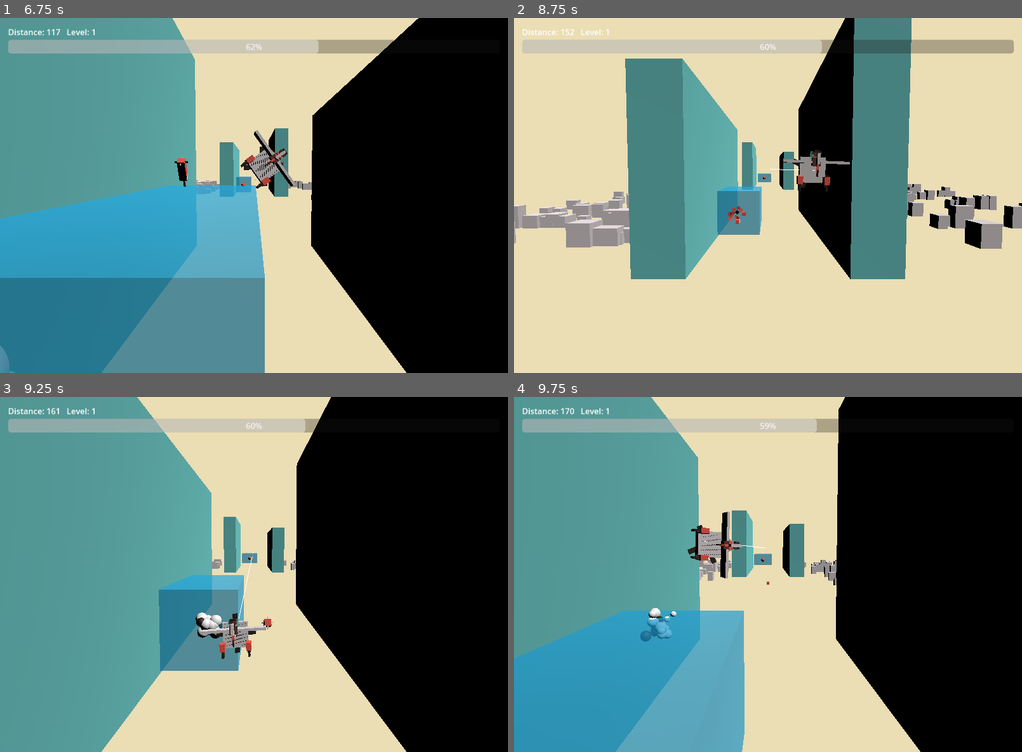
Above: before the commit, frames 1-4 (two rows, left to right).
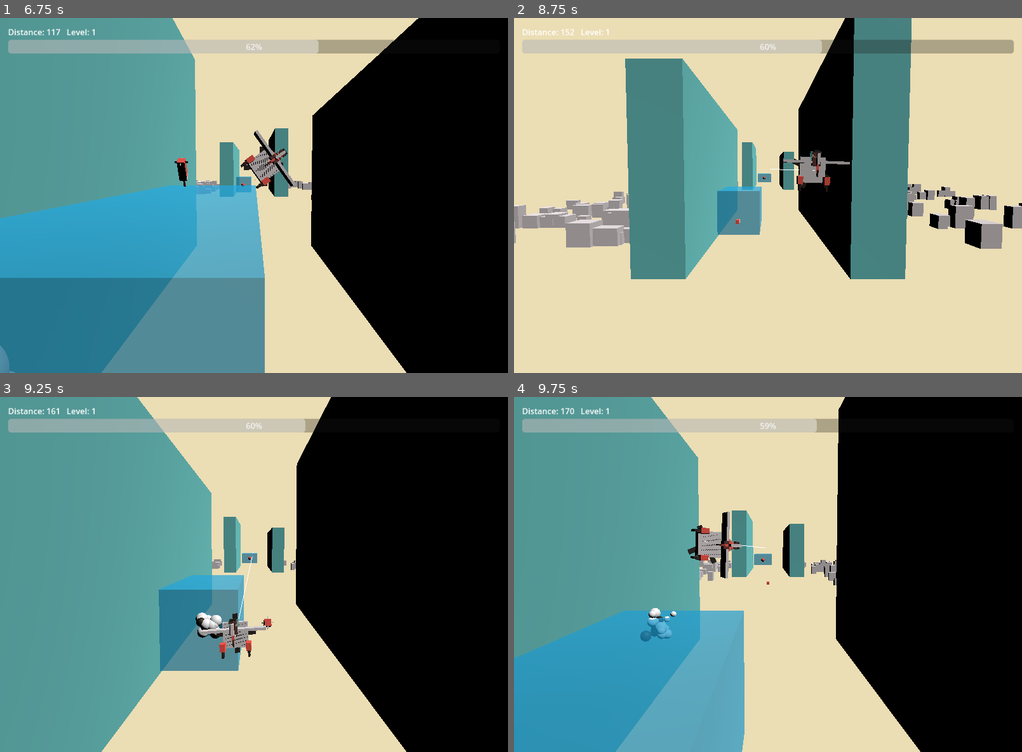
Above: after the commit, the same moments.

Repository: weathermanho/supercent
Game: Godot game, scene res://scenes/Main.tscn
The game is run twice, just before and just after one commit, with the same random seed, the same clock (stepped at 60 frames per second) and the same inputs.
Inputs (mouse positions are in pixels of both pictures, inside the frame that each line leads up to):
- Up to frame 1 (6.75 s): move the mouse to (365, 177) at 0.52 s; hold Right mouse button (fire_missle) 0.53-1.28 s; move the mouse to (152, 213) at 1.27 s; right-click (152, 213) at 1.35 s; move the mouse to (304, 117) at 2.02 s; hold Right mouse button (fire_missle) 2.03-2.78 s; move the mouse to (228, 266) at 2.77 s; right-click (228, 266) at 2.85 s; move the mouse to (406, 248) at 3.52 s; hold Right mouse button (fire_missle) 3.53-4.28 s; move the mouse to (101, 142) at 4.27 s; right-click (101, 142) at 4.35 s; move the mouse to (279, 195) at 5.02 s; hold Right mouse button (fire_missle) 5.03-5.78 s; move the mouse to (177, 106) at 5.77 s; right-click (177, 106) at 5.85 s; move the mouse to (365, 177) at 6.52 s; hold Right mouse button (fire_missle) from 6.53 s (still down)
- Up to frame 2 (8.75 s): move the mouse to (666, 213) at 7.27 s; release Right mouse button (fire_missle) at 7.28 s; right-click (666, 213) at 7.35 s; move the mouse to (818, 117) at 8.02 s; hold Right mouse button (fire_missle) from 8.03 s (still down)
- Up to frame 3 (9.25 s): move the mouse to (228, 645) at 8.77 s; release Right mouse button (fire_missle) at 8.78 s; right-click (228, 645) at 8.85 s
- Up to frame 4 (9.75 s): move the mouse to (920, 627) at 9.52 s; hold Right mouse button (fire_missle) from 9.53 s (still down)

Frame 1 is identical in both runs. In frame 2, less than 0.1% of the frame differs, in the area x 9-46%, y 53-58%; in frame 3, less than 0.1%; in frame 4, less than 0.1%.

Commit message:
feat(time): plumb GameConfig.time_scale through dt_ms

Diff:
--- a/godot_project/scripts/AirPlane.gd
+++ b/godot_project/scripts/AirPlane.gd
@@ -124,8 +124,8 @@
 	_p_angle += PROP_SPEED_RAD_PER_SEC * delta
 	_propeller.rotation.x = _p_angle
 
-	# Delta in milliseconds (the original used `timeGetTime()`).
-	var dt_ms: float = delta * 1000.0
+	# Delta in milliseconds (the original used `timeGetTime()`), scaled by global time_scale.
+	var dt_ms: float = delta * 1000.0 * GameConfig.time_scale
 
 	if GameConfig.status == GameConfig.STATUS_PLAYING:
 		_update_playing(dt_ms)
--- a/godot_project/scripts/Main.gd
+++ b/godot_project/scripts/Main.gd
@@ -65,7 +65,7 @@
 
 
 func _process(delta: float) -> void:
-	var dt_ms: float = delta * 1000.0
+	var dt_ms: float = delta * 1000.0 * GameConfig.time_scale
 
 	# Pass current mouse position (normalized) to airplane.
 	airplane.set_mouse_pos(_get_normalized_mouse())
--- a/godot_project/scripts/Particle.gd
+++ b/godot_project/scripts/Particle.gd
@@ -27,7 +27,7 @@
 
 ## Returns false once expired, so the manager can free it.
 func step(dt_ms: float) -> bool:
-	on_time += 0.01
+	on_time += dt_ms / 1000.0
 	position.z += inc_z
 	position.y += inc_y
 	position.x -= GameConfig.speed * dt_ms * GameConfig.ennemies_speed * 5000.0
